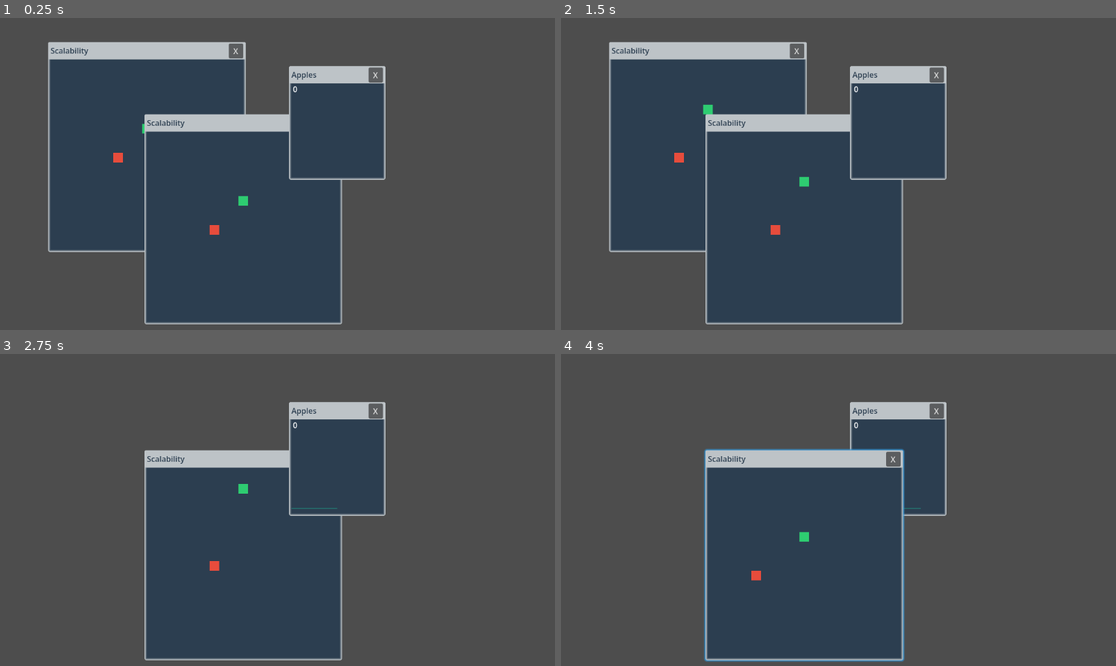
Above: before the commit, frames 1-4 (two rows, left to right).
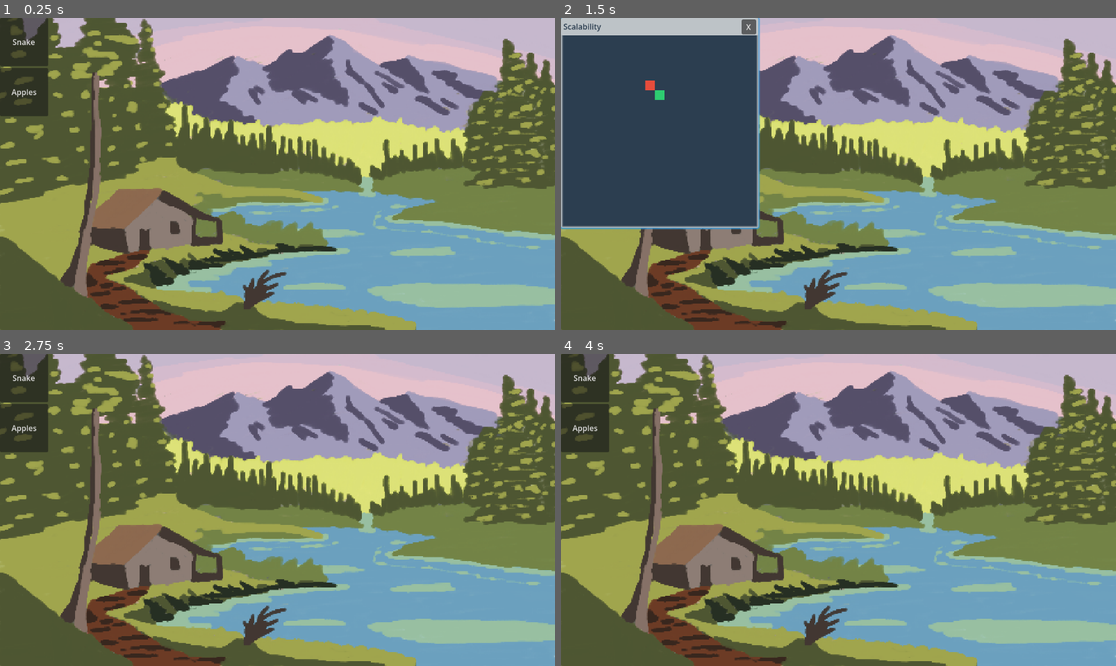
Above: after the commit, the same moments.

Repository: 777aker/scalability
Game: Godot game, scene res://scenes/desktop.tscn
The game is run twice, just before and just after one commit, with the same random seed, the same clock (stepped at 60 frames per second) and the same inputs.
Inputs (mouse positions are in pixels of both pictures, inside the frame that each line leads up to):
- Up to frame 1 (0.25 s): no input
- Up to frame 2 (1.5 s): click (583, 42) at 0.5 s, where only the run after the commit has a clickable "Snake"; click (583, 92) at 1.25 s, where only the run after the commit has a clickable "Apples"
- Up to frame 3 (2.75 s): click "X" at 2 s
- Up to frame 4 (4 s): tap Enter at 2.75 s; move the mouse to (960, 494) at 2.77 s; press the mouse at (960, 494) at 2.78 s; hold D (right) 2.78-3.53 s; tap Space at 3.5 s; move the mouse to (727, 525) at 3.52 s; release the mouse at (727, 525) at 3.53 s; hold S (down) from 3.53 s (still down); click (727, 525) at 3.6 s

The runs differ from the first frame. In frame 1, 99% of the frame differs, in the area x 0-100%, y 0-100%; in frame 2, 86%; in frame 3, 98%; in frame 4, 98%.

Commit message:
moved windows, added icons to open windows

Diff:
--- a/scenes/desktop.tscn
+++ b/scenes/desktop.tscn
@@ -1,7 +1,9 @@
 [gd_scene format=3 uid="uid://dhmf045up5w23"]
 
+[ext_resource type="Texture2D" uid="uid://2y0b4i3rdluk" path="res://art/bobross.png" id="1_81rff"]
 [ext_resource type="PackedScene" uid="uid://xn2f0tgpty3h" path="res://scenes/snake/snake.tscn" id="1_xxa2h"]
 [ext_resource type="PackedScene" uid="uid://c2snkyl5nb2iv" path="res://scenes/apples.tscn" id="2_7gre8"]
+[ext_resource type="Script" uid="uid://cqymbeyprxoa3" path="res://scenes/icon.gd" id="2_ox5hf"]
 
 [node name="Desktop" type="Control" unique_id=1270456399]
 layout_mode = 3
@@ -11,36 +13,41 @@
 grow_horizontal = 2
 grow_vertical = 2
 
-[node name="Snake" parent="." unique_id=1962052330 instance=ExtResource("1_xxa2h")]
-layout_mode = 0
+[node name="Background" type="TextureRect" parent="." unique_id=698339577]
+texture_filter = 1
+layout_mode = 1
+anchors_preset = 15
+anchor_right = 1.0
+anchor_bottom = 1.0
+grow_horizontal = 2
+grow_vertical = 2
+texture = ExtResource("1_81rff")
+
+[node name="Icons" type="GridContainer" parent="." unique_id=1019681517]
+layout_mode = 1
+anchors_preset = 15
+anchor_right = 1.0
+anchor_bottom = 1.0
+grow_horizontal = 2
+grow_vertical = 2
+
+[node name="Snake" type="Button" parent="Icons" unique_id=1490814409]
+custom_minimum_size = Vector2(100, 100)
+layout_mode = 2
+text = "Snake"
+script = ExtResource("2_ox5hf")
+open_window = ExtResource("1_xxa2h")
+
+[node name="Apples" type="Button" parent="Icons" unique_id=1532596246]
+custom_minimum_size = Vector2(100, 100)
+layout_mode = 2
+text = "Apples"
+script = ExtResource("2_ox5hf")
+open_window = ExtResource("2_7gre8")
+
+[node name="Windows" type="Control" parent="." unique_id=637398657]
+layout_mode = 1
 anchors_preset = 0
-anchor_left = 0.0
-anchor_top = 0.0
-anchor_right = 0.0
-anchor_bottom = 0.0
-grow_horizontal = 1
-grow_vertical = 1
-starting_position = Vector2(100, 50)
 
-[node name="Snake2" parent="." unique_id=55026572 instance=ExtResource("1_xxa2h")]
-layout_mode = 0
-anchors_preset = 0
-anchor_left = 0.0
-anchor_top = 0.0
-anchor_right = 0.0
-anchor_bottom = 0.0
-offset_left = 256.0
-offset_top = 154.0
-offset_right = 666.0
-offset_bottom = 590.0
-grow_horizontal = 1
-grow_vertical = 1
-starting_position = Vector2(300, 200)
-
-[node name="Apples" parent="." unique_id=250503635 instance=ExtResource("2_7gre8")]
-layout_mode = 1
-offset_left = 267.0
-offset_top = -243.0
-offset_right = 467.0
-offset_bottom = -7.0
-starting_position = Vector2(600, 100)
+[connection signal="pressed" from="Icons/Snake" to="Icons/Snake" method="_on_pressed"]
+[connection signal="pressed" from="Icons/Apples" to="Icons/Apples" method="_on_pressed"]
--- /dev/null
+++ b/scenes/icon.gd
@@ -0,0 +1,8 @@
+extends Button
+
+@export var open_window: PackedScene
+
+func _on_pressed() -> void:
+	var newwindow = open_window.instantiate()
+	newwindow.position = Vector2(self.position) - newwindow.get_global_rect().position
+	$"../../Windows".add_child(newwindow)
--- a/scenes/window/window.gd
+++ b/scenes/window/window.gd
@@ -1,7 +1,6 @@
 extends Panel
 
 @export var window_size: Vector2
-@export var starting_position: Vector2
 @onready var title_bar_node = $TitleBar
 @onready var window_title_node = $TitleBar/TitleBarControl/TitleContainer/WindowTitle
 @export var window_title: String
@@ -17,8 +16,6 @@
 func _ready() -> void:
 	custom_minimum_size = window_size
 	window_title_node.text = window_title
-	if starting_position:
-		position = starting_position
 
 
 # Called every frame. 'delta' is the elapsed time since the previous frame.
--- a/scenes/window/window.tscn
+++ b/scenes/window/window.tscn
@@ -17,13 +17,8 @@
 
 [node name="Window" type="Panel" unique_id=1962052330]
 custom_minimum_size = Vector2(200, 200)
-anchors_preset = 8
-anchor_left = 0.5
-anchor_top = 0.5
-anchor_right = 0.5
-anchor_bottom = 0.5
-grow_horizontal = 2
-grow_vertical = 2
+offset_right = 200.0
+offset_bottom = 200.0
 theme_override_styles/panel = ExtResource("1_0osky")
 script = ExtResource("1_72cl8")
 window_title = "Scalability"
Binary file added: art/bobross.png
Not shown, added: art/bobross.png.import
Not shown, added: scenes/icon.gd.uid
